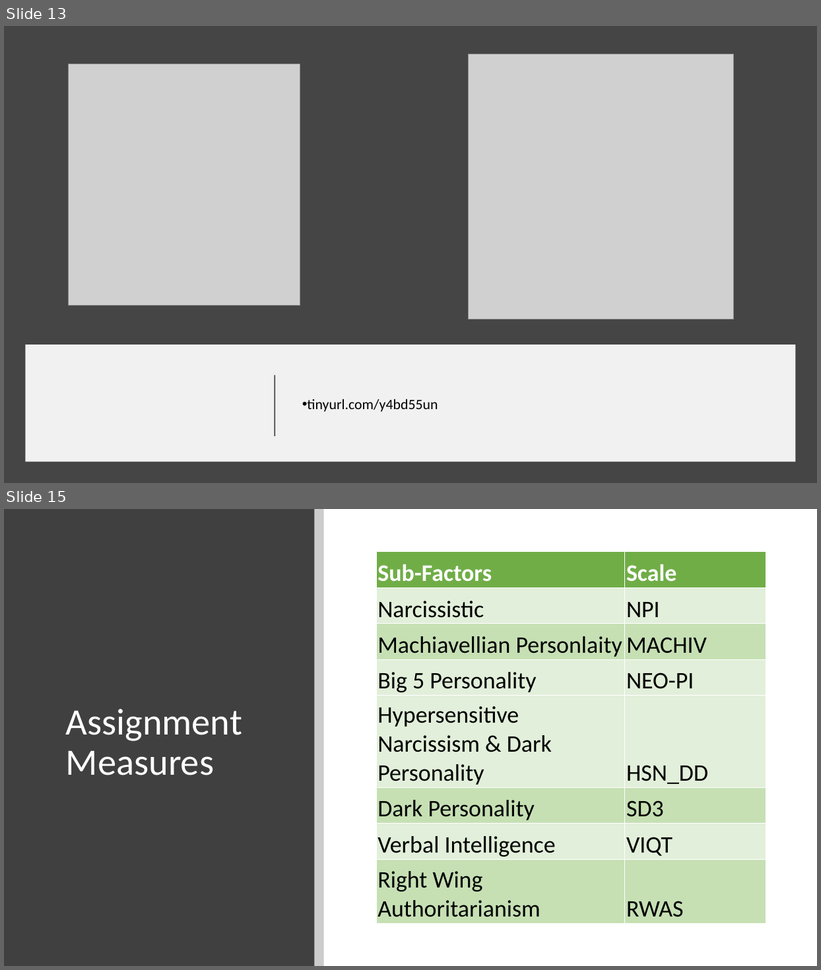
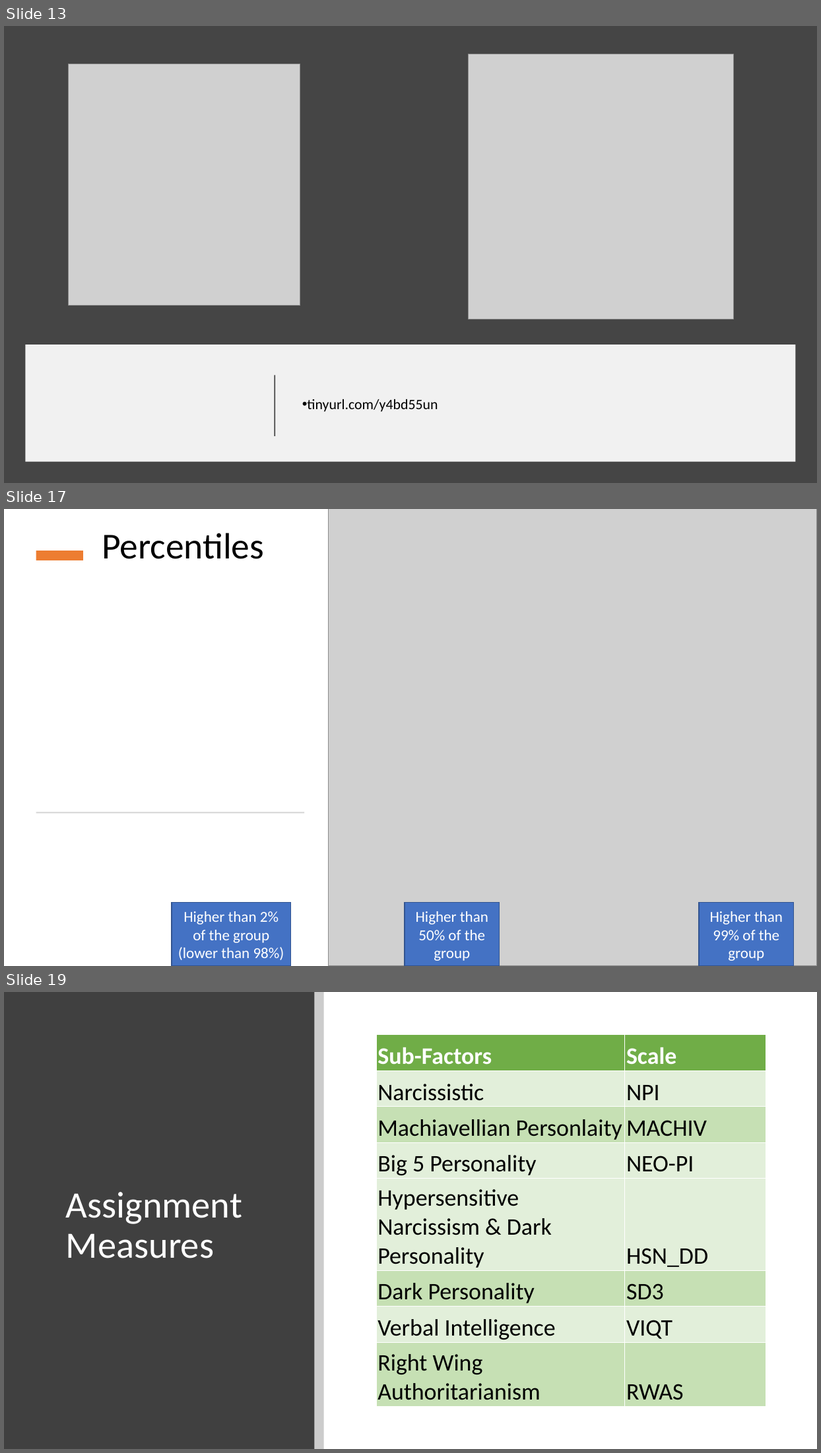
Before and after one commit to OliJimbo/Student_Materials, a slide deck: Week 2/Workshop/Workshop_2.pptx. Shown one above the other, each under a label of ours: slides 13 and 15 before the commit, slides 13, 17 and 19 after it; the slides between them are not shown. The pictures are 821x970 and 821x1453 pixels, drawn with LibreOffice and Linux fonts; fonts in the diff are those of the drawing; grey boxes stand for pictures; background and template pictures are left out. Boxes give left, top, right and bottom in pixels: in the first picture for what was removed or moved away, otherwise in the second. Text is boxed around its words. In the diff, an @@ line names an element or a change of style, - is before the commit and + after.

```diff
--- a/Week 2/Workshop/Workshop_2.pptx
+++ b/Week 2/Workshop/Workshop_2.pptx
@@ slide 17 added at <box>4,509,817,966</box>, background picture (left out) @@
@@ picture added at <box>329,509,817,966</box> @@
@@ title added at <box>102,533,264,559</box>, 43.2 pt, text #000000 @@
+Percentiles
@@ rectangle added at <box>36,551,83,560</box>, fill #ED7D31 @@
@@ rectangle added at <box>36,812,305,813</box>, fill #D5D5D5 @@
@@ rectangle added at <box>172,903,290,966</box>, fill #4472C4, outline #325491 1 pt, 18 pt, text #FFFFFF @@
+Higher than 2% of the group (lower than 98%)
@@ rectangle added at <box>405,903,500,966</box>, fill #4472C4, outline #325491 1 pt, 18 pt, text #FFFFFF @@
+Higher than 50% of the group
@@ rectangle added at <box>700,903,795,966</box>, fill #4472C4, outline #325491 1 pt, 18 pt, text #FFFFFF @@
+Higher than 99% of the group
@@ what was slide 15 is now slide 19 @@
```
Also in this commit, not shown: 1 slide changed, 3 other slides added.
